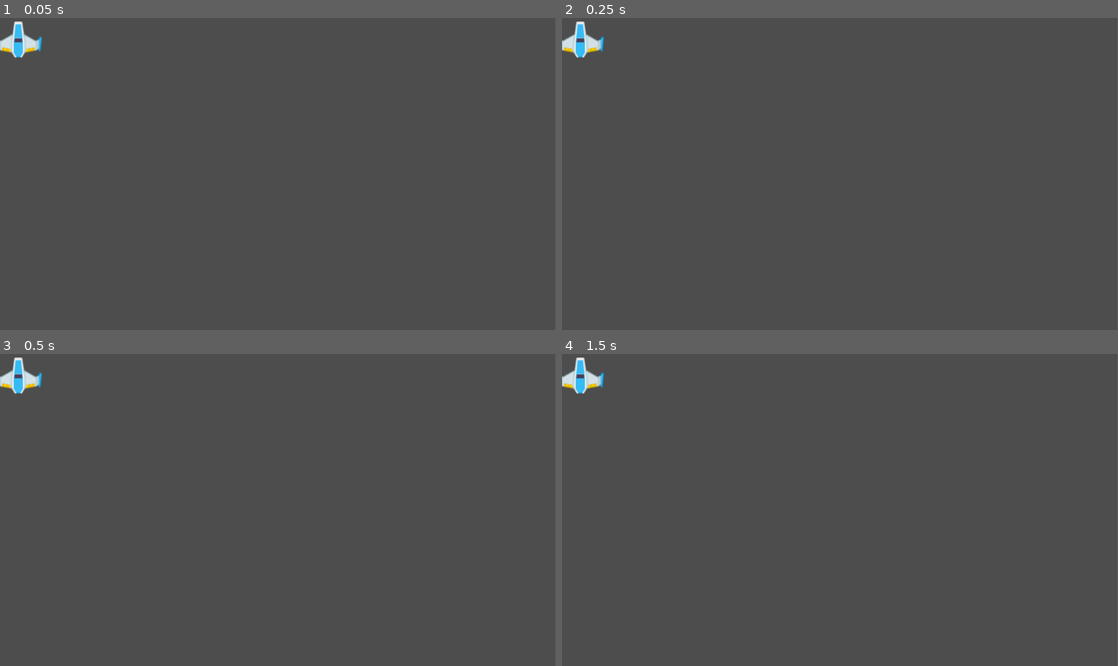
Above: before the commit, frames 1-4 (two rows, left to right).
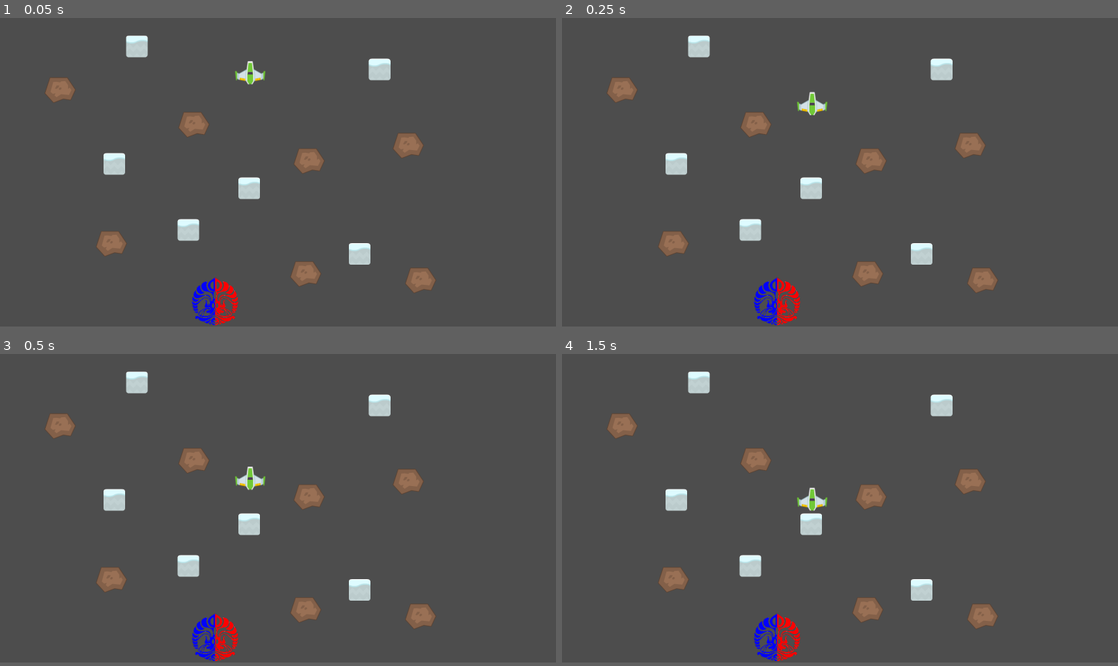
Above: after the commit, the same moments.

Repository: haninrahmania/Tutorial-Gamedev-2
Game: Godot game, scene res://scenes/NewLevel.tscn
Two runs of this game, one before a commit and one after it. Both use one fixed random seed, a clock stepped at 60 frames per second and the inputs below. This scene is started directly instead of the project's main scene.
Inputs:
- Up to frame 1 (0.05 s): no input
- Up to frame 2 (0.25 s): no input
- Up to frame 3 (0.5 s): no input
- Up to frame 4 (1.5 s): hold Right (move_right) 0.53-1.28 s; tap Enter at 1.25 s; hold Down (move_down) from 1.28 s (still down)
In our replay, the window is 799x449 before the commit and 800x444 after it. These sizes can differ from the game's own. Grey fills any space a smaller window leaves; there, only what the larger window draws over its background counts as a difference.

The runs differ from the first frame. In frame 1, 5.2% of the frame differs, in the area x 0-79%, y 1-99%; in frame 2, 5.2%; in frame 3, 5.2%; in frame 4, 5.2%.

Commit message:
finished new level

Diff:
--- a/project.godot
+++ b/project.godot
@@ -14,6 +14,12 @@
 run/main_scene="res://scenes/MainLevel.tscn"
 config/features=PackedStringArray("4.3")
 config/icon="res://assets/icon.png"
+
+[display]
+
+window/size/viewport_width=1800
+window/size/viewport_height=1000
+window/size/resizable=false
 
 [input]
 
--- a/scenes/NewLevel.tscn
+++ b/scenes/NewLevel.tscn
@@ -1,8 +1,78 @@
-[gd_scene load_steps=2 format=3 uid="uid://che1buu7lc5l2"]
+[gd_scene load_steps=7 format=3 uid="uid://che1buu7lc5l2"]
 
 [ext_resource type="PackedScene" uid="uid://cqchg3sdocowf" path="res://scenes/Plane.tscn" id="1_8i1g0"]
+[ext_resource type="Script" path="res://scenes/objective.gd" id="2_opq7e"]
+[ext_resource type="PackedScene" uid="uid://y5a4e3ajuy2r" path="res://scenes/StonePlatform.tscn" id="4_5f2jd"]
+[ext_resource type="Texture2D" uid="uid://dh610bbucs6rh" path="res://assets/fasilkom.png" id="5_hnbdt"]
+[ext_resource type="Texture2D" uid="uid://cq5yn6ecuv8qf" path="res://assets/meteorBrown_big1.png" id="6_3cdrr"]
+
+[sub_resource type="RectangleShape2D" id="RectangleShape2D_6bxut"]
+size = Vector2(138.75, 79)
 
 [node name="NewLevel" type="Node"]
 
 [node name="Plane" parent="." instance=ExtResource("1_8i1g0")]
-position = Vector2(38, 45)
+position = Vector2(810, 161)
+gravity_scale = 0.0
+
+[node name="Objective" type="Area2D" parent="."]
+position = Vector2(625, 848.5)
+script = ExtResource("2_opq7e")
+
+[node name="CollisionShape2D" type="CollisionShape2D" parent="Objective"]
+position = Vector2(70.625, 40)
+shape = SubResource("RectangleShape2D_6bxut")
+
+[node name="SnowPlatform3" parent="." groups=["platforms"] instance=ExtResource("4_5f2jd")]
+position = Vector2(807, 553)
+
+[node name="SnowPlatform" parent="." groups=["platforms"] instance=ExtResource("4_5f2jd")]
+position = Vector2(443, 93)
+
+[node name="SnowPlatform4" parent="." groups=["platforms"] instance=ExtResource("4_5f2jd")]
+position = Vector2(1229, 168)
+
+[node name="SnowPlatform5" parent="." groups=["platforms"] instance=ExtResource("4_5f2jd")]
+position = Vector2(1164, 766)
+
+[node name="SnowPlatform6" parent="." groups=["platforms"] instance=ExtResource("4_5f2jd")]
+position = Vector2(610, 688)
+
+[node name="SnowPlatform2" parent="." groups=["platforms"] instance=ExtResource("4_5f2jd")]
+position = Vector2(370, 474)
+
+[node name="Fasilkom" type="Sprite2D" parent="."]
+position = Vector2(696, 918.5)
+texture = ExtResource("5_hnbdt")
+
+[node name="MeteorBrownBig1" type="Sprite2D" parent="."]
+position = Vector2(628, 346)
+texture = ExtResource("6_3cdrr")
+
+[node name="MeteorBrownBig2" type="Sprite2D" parent="."]
+position = Vector2(1001, 464)
+texture = ExtResource("6_3cdrr")
+
+[node name="MeteorBrownBig3" type="Sprite2D" parent="."]
+position = Vector2(361, 732)
+texture = ExtResource("6_3cdrr")
+
+[node name="MeteorBrownBig4" type="Sprite2D" parent="."]
+position = Vector2(990, 830)
+texture = ExtResource("6_3cdrr")
+
+[node name="MeteorBrownBig5" type="Sprite2D" parent="."]
+position = Vector2(195, 234)
+texture = ExtResource("6_3cdrr")
+
+[node name="MeteorBrownBig6" type="Sprite2D" parent="."]
+position = Vector2(1322, 414)
+texture = ExtResource("6_3cdrr")
+
+[node name="MeteorBrownBig7" type="Sprite2D" parent="."]
+position = Vector2(1362, 851)
+texture = ExtResource("6_3cdrr")
+
+[connection signal="body_entered" from="Plane" to="Plane" method="_on_Plane_body_entered"]
+[connection signal="body_entered" from="Objective" to="Objective" method="_on_ObjectiveArea_body_entered"]
+[connection signal="body_entered" from="Objective" to="Objective" method="_on_body_entered"]
--- a/scenes/Plane.tscn
+++ b/scenes/Plane.tscn
@@ -1,8 +1,16 @@
-[gd_scene load_steps=2 format=3 uid="uid://cqchg3sdocowf"]
+[gd_scene load_steps=4 format=3 uid="uid://cqchg3sdocowf"]
 
-[ext_resource type="Texture2D" uid="uid://dgrrg14sgp4f4" path="res://assets/playerShip1_blue.png" id="1_p12wb"]
+[ext_resource type="Script" path="res://scenes/plane.gd" id="1_hfh8g"]
+[ext_resource type="Texture2D" uid="uid://3ruxfsvp87ub" path="res://assets/playerShip1_green.png" id="2_cariq"]
 
-[node name="Plane" type="Node2D"]
+[sub_resource type="RectangleShape2D" id="RectangleShape2D_lswhe"]
+size = Vector2(100.011, 77.4256)
 
-[node name="PlayerShip1Blue" type="Sprite2D" parent="."]
-texture = ExtResource("1_p12wb")
+[node name="Plane" type="RigidBody2D"]
+script = ExtResource("1_hfh8g")
+
+[node name="CollisionShape2D" type="CollisionShape2D" parent="."]
+shape = SubResource("RectangleShape2D_lswhe")
+
+[node name="PlayerShip1Green" type="Sprite2D" parent="."]
+texture = ExtResource("2_cariq")
--- a/scenes/PlatformBlue.gd
+++ b/scenes/PlatformBlue.gd
@@ -6,10 +6,10 @@
 func _ready():
 	print("Platform initialized")
 
-## Called every frame. 'delta' is the elapsed time since the previous frame.
-#func _process(delta):
-	#if Input.is_action_pressed("move_up"):
-		#move_local_y(-speed * delta, false)
-	#
-	#if Input.is_action_pressed("move_down"):
-		#move_local_y(speed * delta, false)
+# Called every frame. 'delta' is the elapsed time since the previous frame.
+func _process(delta):
+	if Input.is_action_pressed("move_up"):
+		move_local_y(-speed * delta, false)
+
+	if Input.is_action_pressed("move_down"):
+		move_local_y(speed * delta, false)
--- a/scenes/StonePlatform.tscn
+++ b/scenes/StonePlatform.tscn
@@ -1,14 +1,16 @@
 [gd_scene load_steps=3 format=3 uid="uid://y5a4e3ajuy2r"]
 
-[ext_resource type="Texture2D" uid="uid://c0do1j2bc1edf" path="res://assets/stone.png" id="1_3p1dt"]
+[ext_resource type="Texture2D" uid="uid://cbwgix0inp3tk" path="res://assets/snow.png" id="2_ewluf"]
 
 [sub_resource type="RectangleShape2D" id="2"]
-size = Vector2(70.8416, 70.5898)
+size = Vector2(70.8416, 79.2949)
 
-[node name="StonePlatform" type="StaticBody2D"]
-
-[node name="Sprite2D" type="Sprite2D" parent="."]
-texture = ExtResource("1_3p1dt")
+[node name="SnowPlatform" type="StaticBody2D"]
 
 [node name="CollisionShape2D" type="CollisionShape2D" parent="."]
+position = Vector2(0, -4.35255)
 shape = SubResource("2")
+
+[node name="Snow" type="Sprite2D" parent="."]
+position = Vector2(0, -1)
+texture = ExtResource("2_ewluf")
--- a/scenes/blue_ship.gd
+++ b/scenes/blue_ship.gd
@@ -9,14 +9,15 @@
 
 
 func _process(delta):
-	if Input.is_action_pressed("move_right"):
-		move_local_x(speed * delta, false)
-
-	if Input.is_action_pressed("move_left"):
-		move_local_x(-speed * delta, false)
-
-	if Input.is_action_pressed("move_up"):
-		move_local_y(-speed * delta, false)
-
-	if Input.is_action_pressed("move_down"):
-		move_local_y(speed * delta, false)
+	pass
+	#if Input.is_action_pressed("move_right"):
+		#move_local_x(speed * delta, false)
+	#
+	#if Input.is_action_pressed("move_left"):
+		#move_local_x(-speed * delta, false)
+		#
+	#if Input.is_action_pressed("move_up"):
+		#move_local_y(-speed * delta, false)
+	#
+	#if Input.is_action_pressed("move_down"):
+		#move_local_y(speed * delta, false)
--- /dev/null
+++ b/scenes/objective.gd
@@ -0,0 +1,9 @@
+extends Area2D
+
+func _ready():
+	connect("body_entered", _on_Objective_body_entered)
+	print("Get to Fasilkom!!")
+
+func _on_Objective_body_entered(body: RigidBody2D):
+	if (body.name == "Plane"):
+		print("You made it to class!!")
--- /dev/null
+++ b/scenes/plane.gd
@@ -0,0 +1,61 @@
+extends RigidBody2D
+@export var speed = 500.0
+
+var direction = Vector2.DOWN  # Default movement direction
+var can_rotate = false  # Prevents rotation unless colliding with a platform
+var death_y_top = 0
+var death_x_left = 0
+var death_y_bottom = 1000
+var death_x_right = 1800
+
+func _physics_process(delta):
+	if position.y < death_y_top:  # If the player falls too far
+		reset_level()
+	elif position.x < death_x_left:  # If the player falls too far
+		reset_level()
+	elif position.y > death_y_bottom:  # If the player falls too far
+		reset_level()
+	elif position.x > death_x_right:  # If the player falls too far
+		reset_level()
+
+func reset_level():
+	print("Player died! Restarting level...")
+	get_tree().reload_current_scene()  # Reloads the current level
+
+func _ready():
+	# Enable collision detection
+	contact_monitor = true
+	max_contacts_reported = 1  # Ensure collisions are detected
+	linear_velocity = direction * speed  # Set initial movement
+
+func _integrate_forces(state):
+	# Keep moving forward in the current direction
+	linear_velocity = direction * speed
+
+	# Allow rotation only if colliding with a platform
+	if can_rotate:
+		if Input.is_action_just_pressed("move_right"):
+			direction = Vector2.RIGHT
+			rotation_degrees = 270  # Right should be 0 degrees
+			can_rotate = false  # Lock rotation again
+		elif Input.is_action_just_pressed("move_left"):
+			direction = Vector2.LEFT
+			rotation_degrees = 90  # Left should be 180 degrees
+			can_rotate = false
+		elif Input.is_action_just_pressed("move_up"):
+			direction = Vector2.UP
+			rotation_degrees = 180  # Up should be 270 degrees
+			can_rotate = false
+		elif Input.is_action_just_pressed("move_down"):
+			direction = Vector2.DOWN
+			rotation_degrees = 0  # Down should be 90 degrees
+			can_rotate = false
+
+func _on_Plane_body_entered(body):
+	# If the plane hits a platform, allow rotation
+	if body.is_in_group("platforms"):
+		can_rotate = true  # Unlock rotation when hitting a platform
+
+
+func _on_body_entered(body: Node) -> void:
+	pass # Replace with function body.
--- /dev/null
+++ b/scenes/platform.gd
@@ -0,0 +1,15 @@
+extends Node2D
+
+@export var speed = 500.0
+
+# Called when the node enters the scene tree for the first time.
+func _ready():
+	print("Platform initialized")
+
+## Called every frame. 'delta' is the elapsed time since the previous frame.
+#func _process(delta):
+	#if Input.is_action_pressed("move_up"):
+		#move_local_y(-speed * delta, false)
+	#
+	#if Input.is_action_pressed("move_down"):
+		#move_local_y(speed * delta, false)
--- /dev/null
+++ b/scenes/static_body_2d.tscn
@@ -0,0 +1,15 @@
+[gd_scene load_steps=3 format=3 uid="uid://cojk0b6nv6r8f"]
+
+[ext_resource type="Texture2D" uid="uid://cbwgix0inp3tk" path="res://assets/snow.png" id="1_3u5ro"]
+
+[sub_resource type="RectangleShape2D" id="RectangleShape2D_k0ouo"]
+size = Vector2(68, 65)
+
+[node name="StaticBody2D" type="StaticBody2D"]
+
+[node name="CollisionShape2D" type="CollisionShape2D" parent="."]
+position = Vector2(0, -0.5)
+shape = SubResource("RectangleShape2D_k0ouo")
+
+[node name="Snow" type="Sprite2D" parent="."]
+texture = ExtResource("1_3u5ro")
Not shown, added: scenes/NewAB3C.tmp
